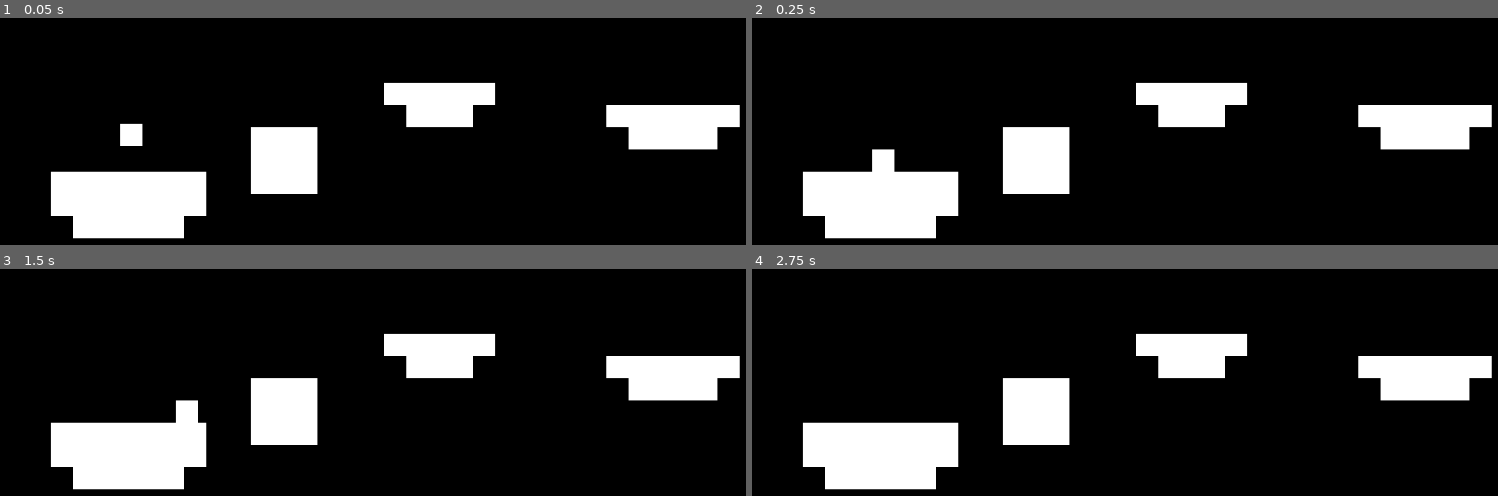
Above: before the commit, frames 1-4 (two rows, left to right).
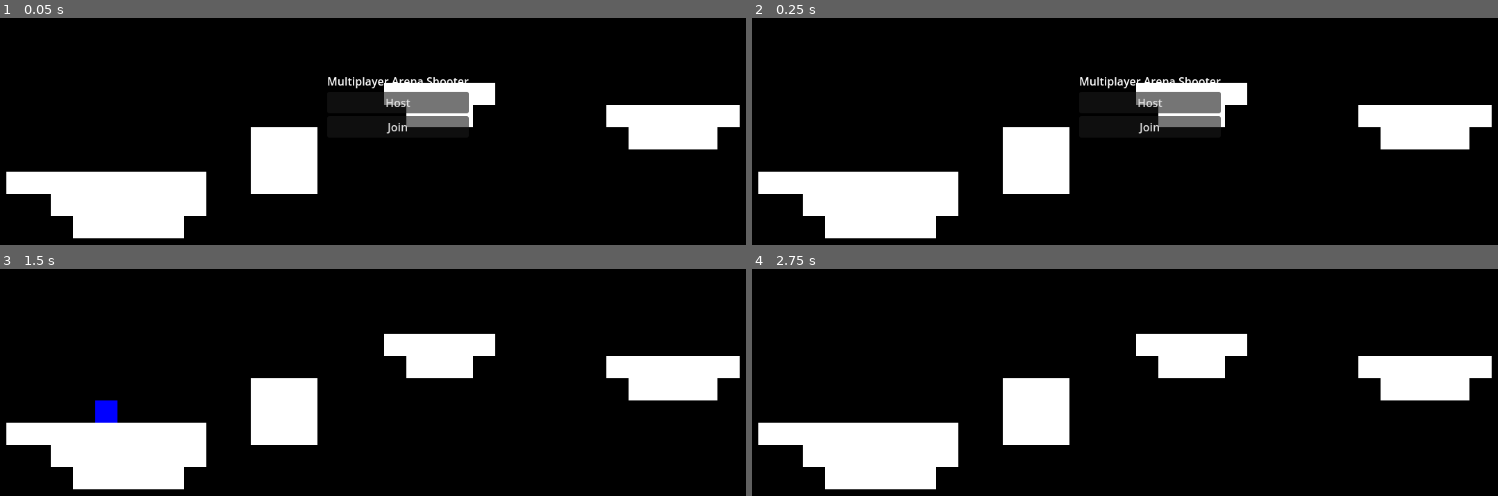
Above: after the commit, the same moments.

Repository: curtjs/multiplayer-arena
Game: Godot game, scene res://game.tscn
Two runs of this game, one before a commit and one after it. Both use one fixed random seed, a clock stepped at 60 frames per second and the inputs below.
Inputs (mouse positions are in pixels of both pictures, inside the frame that each line leads up to):
- Up to frame 1 (0.05 s): no input
- Up to frame 2 (0.25 s): no input
- Up to frame 3 (1.5 s): click (395, 352) at 0.5 s, where only the run after the commit has a clickable "Host"; tap Enter at 1.25 s; hold D (right) from 1.28 s (still down)
- Up to frame 4 (2.75 s): keep holding D (right); tap Space (jump) at 1.52, 2.27 s

The runs differ from the first frame. In frame 1, 2.7% of the frame differs, in the area x 0-63%, y 25-78%; in frame 2, 2.7%; in frame 3, 1.2%; in frame 4, 0.6%.

Commit message:
add basic p2p multiplaye

Diff:
--- /dev/null
+++ b/game.gd
@@ -0,0 +1,30 @@
+extends Node
+
+@onready var multiplayer_ui = $UI/Multiplayer
+
+const PLAYER = preload("res://player/player.tscn")
+
+var peer = ENetMultiplayerPeer.new()
+
+func _on_host_pressed():
+	peer.create_server(25565)
+	multiplayer.multiplayer_peer = peer
+
+	multiplayer.peer_connected.connect(
+		func(pid):
+			print("Peer " + str(pid) + " has joined the game!")
+			add_player(pid)
+	)
+
+	add_player(multiplayer.get_unique_id())
+	multiplayer_ui.hide()
+
+func _on_join_pressed():
+	peer.create_client("localhost", 25565)
+	multiplayer.multiplayer_peer = peer
+	multiplayer_ui.hide()
+
+func add_player(pid):
+	var player = PLAYER.instantiate()
+	player.name = str(pid)
+	add_child(player)
--- a/game.tscn
+++ b/game.tscn
@@ -1,7 +1,7 @@
 [gd_scene load_steps=5 format=4 uid="uid://c5agow2cecj8v"]
 
 [ext_resource type="Texture2D" uid="uid://b78xw2o4ms3uk" path="res://tileset.png" id="1_0mmdn"]
-[ext_resource type="PackedScene" uid="uid://ccp7a5trw734p" path="res://player/player.tscn" id="2_kd8bb"]
+[ext_resource type="Script" path="res://game.gd" id="1_qdjc2"]
 
 [sub_resource type="TileSetAtlasSource" id="TileSetAtlasSource_wwohc"]
 texture = ExtResource("1_0mmdn")
@@ -16,14 +16,55 @@
 sources/0 = SubResource("TileSetAtlasSource_wwohc")
 
 [node name="Game" type="Node"]
+script = ExtResource("1_qdjc2")
 
 [node name="TileMapLayer" type="TileMapLayer" parent="."]
-tile_map_data = PackedByteArray("AAAAAAgAAAAAAAAAAAABAAgAAAA …(671 unchanged characters)… AAAAAAAAAEAAoAAAAAAAAAAAAFAAoAAAAAAAAAAAA=")
+tile_map_data = PackedByteArray("AAAAAAgAAAAAAAAAAAABAAgAAAA …(671 unchanged characters)… AAAAAAAAAEAAoAAAAAAAAAAAAFAAoAAAAAAAAAAAD//wgAAAAAAAAAAAD+/wgAAAAAAAAAAAA=")
 tile_set = SubResource("TileSet_66pxm")
 
 [node name="Camera2D" type="Camera2D" parent="."]
 position = Vector2(125, 40)
 zoom = Vector2(4, 4)
 
-[node name="Player" parent="." instance=ExtResource("2_kd8bb")]
-position = Vector2(29, 50)
+[node name="UI" type="CanvasLayer" parent="."]
+
+[node name="Multiplayer" type="Control" parent="UI"]
+layout_mode = 3
+anchors_preset = 15
+anchor_right = 1.0
+anchor_bottom = 1.0
+grow_horizontal = 2
+grow_vertical = 2
+
+[node name="VBoxContainer" type="VBoxContainer" parent="UI/Multiplayer"]
+layout_mode = 1
+anchors_preset = 8
+anchor_left = 0.5
+anchor_top = 0.5
+anchor_right = 0.5
+anchor_bottom = 0.5
+offset_left = -102.0
+offset_top = -46.5
+offset_right = 102.0
+offset_bottom = 46.5
+grow_horizontal = 2
+grow_vertical = 2
+
+[node name="Title" type="Label" parent="UI/Multiplayer/VBoxContainer"]
+layout_mode = 2
+text = "Multiplayer Arena Shooter"
+
+[node name="Host" type="Button" parent="UI/Multiplayer/VBoxContainer"]
+layout_mode = 2
+text = "Host"
+
+[node name="Join" type="Button" parent="UI/Multiplayer/VBoxContainer"]
+layout_mode = 2
+text = "Join"
+
+[node name="MultiplayerSpawner" type="MultiplayerSpawner" parent="."]
+_spawnable_scenes = PackedStringArray("res://player/player.tscn")
+spawn_path = NodePath("..")
+
+[connection signal="pressed" from="UI/Multiplayer/VBoxContainer/Host" to="." method="_on_host_pressed"]
+[connection signal="pressed" from="UI/Multiplayer/VBoxContainer/Join" to="." method="_on_join_pressed"]
--- a/player/player.gd
+++ b/player/player.gd
@@ -3,7 +3,17 @@
 const SPEED = 100.0
 const JUMP_VELOCITY = -200.0
 
+func _enter_tree():
+	set_multiplayer_authority(int(str(name)))
+
+func _ready():
+	if !is_multiplayer_authority():
+		$Sprite2D.modulate = Color.RED
+
 func _physics_process(delta):
+	if !is_multiplayer_authority():
+		return
+
 	# Add the gravity.
 	if not is_on_floor():
 		velocity += get_gravity() * delta
--- a/player/player.tscn
+++ b/player/player.tscn
@@ -6,11 +6,21 @@
 [sub_resource type="RectangleShape2D" id="RectangleShape2D_ive5f"]
 size = Vector2(8, 8)
 
+[sub_resource type="SceneReplicationConfig" id="SceneReplicationConfig_si0n2"]
+properties/0/path = NodePath(".:position")
+properties/0/spawn = true
+properties/0/replication_mode = 1
+
 [node name="Player" type="CharacterBody2D"]
+collision_layer = 2
 script = ExtResource("1_uo8rl")
 
 [node name="CollisionShape2D" type="CollisionShape2D" parent="."]
 shape = SubResource("RectangleShape2D_ive5f")
 
 [node name="Sprite2D" type="Sprite2D" parent="."]
+modulate = Color(0, 0, 1, 1)
 texture = ExtResource("1_ie8tf")
+
+[node name="MultiplayerSynchronizer" type="MultiplayerSynchronizer" parent="."]
+replication_config = SubResource("SceneReplicationConfig_si0n2")
Not shown: 1 places in player/player.tscn that only renumber resources
